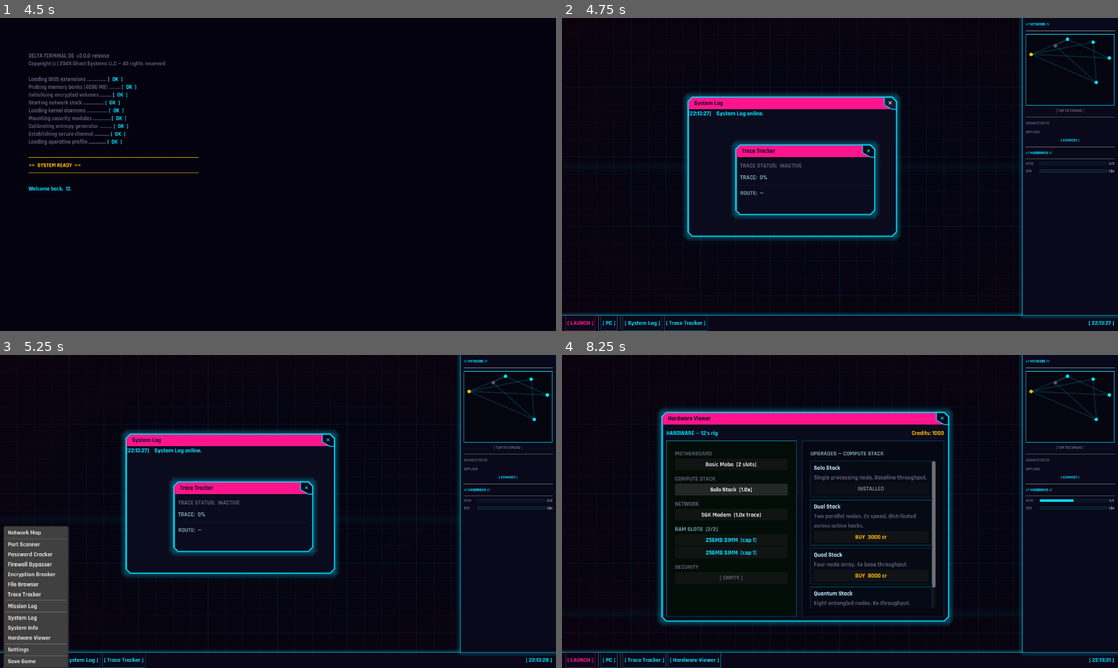
Above: before the commit, frames 1-4 (two rows, left to right).
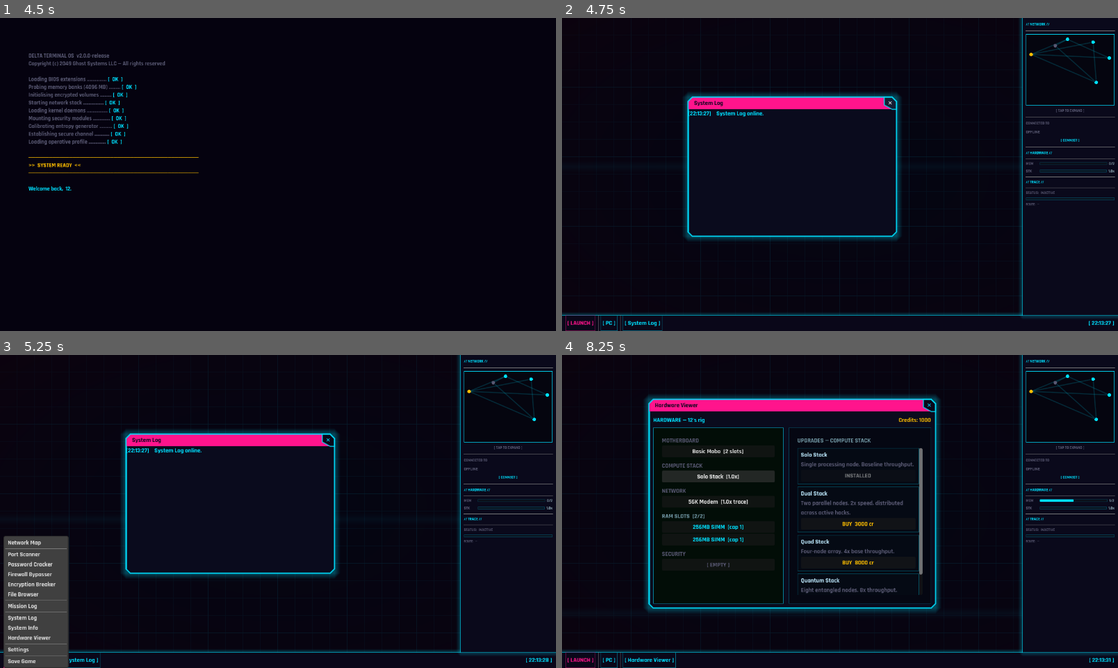
Above: after the commit, the same moments.

Repository: Sub-Xaero/Delta-Terminal-v2
Game: Godot game, scene res://scenes/main_menu.tscn
Two runs of this game, one before a commit and one after it. Both use one fixed random seed, a clock stepped at 60 frames per second and the inputs below.
Inputs (mouse positions are in pixels of both pictures, inside the frame that each line leads up to):
- Up to frame 1 (4.5 s): click "[ NEW GAME ]" at 0.5 s; click (278, 230) at 1.27 s; type "12" at 1.35 s; click "[ CONFIRM ]" at 2 s; move the mouse to (400, 158) at 2.77 s; click (400, 158) at 2.92 s; tap Enter at 3.5 s; drag from (166, 190) to (250, 237) at 3.52 s; tap Space at 4.25 s; move the mouse to (333, 105) at 4.27 s; click (333, 105) at 4.42 s
- Up to frame 2 (4.75 s): no input
- Up to frame 3 (5.25 s): click "[ LAUNCH ]" at 5 s
- Up to frame 4 (8.25 s): click "[ LAUNCH ]" at 5.75 s; click "✕" at 6.5 s; click "[ PC ]" at 7.25 s; click "Solo Stack [1.0x]" at 8 s

Frame 1 is identical in both runs. In frame 2, 2.4% of the frame differs, in the area x 18-100%, y 39-100%; in frame 3, 3.2%; in frame 4, 16%, in the area x 11-100%, y 12-100%.

Commit message:
Move Trace Tracker into sidebar widget panel
Embeds trace monitoring (status, progress bar, route) directly into the
persistent sidebar rather than spawning it as a standalone ToolWindow.
Removes the auto-spawn, context menu entry, and system-nuke exemption
for Trace Tracker from desktop.gd.

Diff:
--- a/scenes/desktop/desktop.gd
+++ b/scenes/desktop/desktop.gd
@@ -8,7 +8,6 @@
 const PasswordCrackerScene    := preload("res://scenes/tools/password_cracker.tscn")
 const FirewallBypasserScene   := preload("res://scenes/tools/firewall_bypasser.tscn")
 const PortScannerScene        := preload("res://scenes/tools/port_scanner.tscn")
-const TraceTrackerScene       := preload("res://scenes/tools/trace_tracker.tscn")
 const MissionLogScene         := preload("res://scenes/tools/mission_log.tscn")
 const FileBrowserScene        := preload("res://scenes/tools/file_browser.tscn")
 const EncryptionBreakerScene  := preload("res://scenes/tools/encryption_breaker.tscn")
@@ -29,7 +28,6 @@
 	SettingsManager.settings_changed.connect(_apply_crt_settings)
 	_apply_crt_settings()
 	window_manager.spawn_tool_window(SystemLogScene, "System Log")
-	window_manager.spawn_tool_window(TraceTrackerScene, "Trace Tracker")
 
 
 func _apply_crt_settings() -> void:
@@ -47,7 +45,6 @@
 	context_menu.add_item("Firewall Bypasser", 9)
 	context_menu.add_item("Encryption Breaker", 10)
 	context_menu.add_item("File Browser", 7)
-	context_menu.add_item("Trace Tracker", 2)
 	context_menu.add_separator()
 	context_menu.add_item("Mission Log", 6)
 	context_menu.add_separator()
@@ -92,8 +89,6 @@
 			window_manager.spawn_tool_window(NetworkMapScene, "Network Map")
 		1:
 			window_manager.spawn_tool_window(PasswordCrackerScene, "Password Cracker")
-		2:
-			window_manager.spawn_tool_window(TraceTrackerScene, "Trace Tracker")
 		3:
 			window_manager.spawn_tool_window(SystemLogScene, "System Log")
 		5:
@@ -127,7 +122,7 @@
 func _on_system_nuke() -> void:
 	var to_close: Array = window_manager.open_windows.keys().duplicate()
 	for tool_name: String in to_close:
-		if tool_name in ["System Log", "Trace Tracker"]:
+		if tool_name in ["System Log"]:
 			continue
 		EventBus.tool_closed.emit(tool_name)
 		if window_manager.open_windows.has(tool_name):
--- a/scenes/desktop/sidebar.gd
+++ b/scenes/desktop/sidebar.gd
@@ -1,6 +1,6 @@
 class_name Sidebar
 extends Panel
-## Persistent right-side panel: network minimap + connection status + hardware monitors.
+## Persistent right-side panel: network minimap + connection status + hardware monitors + trace.
 ## Not a ToolWindow — always visible, never spawned by WindowManager.
 
 @onready var minimap: SidebarMinimap   = $MarginContainer/VBoxContainer/MinimapContainer/NetworkMinimap
@@ -19,6 +19,15 @@
 var _cpu_bar:        ProgressBar  = null
 var _cpu_val_label:  Label        = null
 var _cpu_fill_style: StyleBoxFlat = null
+
+# ── Trace monitor refs ─────────────────────────────────────────────────────────
+enum TraceState { INACTIVE, ACTIVE, COMPLETE }
+var _trace_state:      TraceState   = TraceState.INACTIVE
+var _trace_status_lbl: Label        = null
+var _trace_bar:        ProgressBar  = null
+var _trace_bar_fill:   StyleBoxFlat = null
+var _trace_route_lbl:  Label        = null
+var _trace_flicker:    float        = 0.0
 
 
 func _ready() -> void:
@@ -29,14 +38,20 @@
 	EventBus.hardware_changed.connect(_update_monitors)
 	EventBus.tool_opened.connect(func(_n: String): _update_monitors())
 	EventBus.tool_closed.connect(func(_n: String): _update_monitors())
+	EventBus.trace_started.connect(_on_trace_started)
+	EventBus.trace_progress.connect(_on_trace_progress)
+	EventBus.trace_completed.connect(_on_trace_completed)
 	_build_hardware_section()
+	_build_trace_section()
 
 
 func _process(delta: float) -> void:
-	if _connected_id.is_empty():
-		return
-	_pulse_timer += delta * 2.2
-	conn_label.modulate = Color(1, 1, 1, 0.65 + 0.35 * abs(sin(_pulse_timer)))
+	if not _connected_id.is_empty():
+		_pulse_timer += delta * 2.2
+		conn_label.modulate = Color(1, 1, 1, 0.65 + 0.35 * abs(sin(_pulse_timer)))
+	if _trace_state == TraceState.ACTIVE and _trace_status_lbl != null:
+		_trace_flicker += delta * 3.5
+		_trace_status_lbl.modulate = Color(1, 1, 1, 0.55 + 0.45 * abs(sin(_trace_flicker)))
 
 
 func _apply_theme() -> void:
@@ -140,6 +155,51 @@
 	return hbox
 
 
+func _build_trace_section() -> void:
+	_widget_slots.add_child(HSeparator.new())
+
+	var section_lbl := Label.new()
+	section_lbl.text = "// TRACE //"
+	section_lbl.add_theme_font_size_override("font_size", 9)
+	section_lbl.add_theme_color_override("font_color", Color(0.0, 0.88, 1.0))
+	_widget_slots.add_child(section_lbl)
+
+	_widget_slots.add_child(HSeparator.new())
+
+	_trace_status_lbl = Label.new()
+	_trace_status_lbl.text = "STATUS:  INACTIVE"
+	_trace_status_lbl.add_theme_font_size_override("font_size", 9)
+	_trace_status_lbl.add_theme_color_override("font_color", Color(0.35, 0.35, 0.45))
+	_widget_slots.add_child(_trace_status_lbl)
+
+	_trace_bar = ProgressBar.new()
+	_trace_bar.custom_minimum_size = Vector2(0, 6)
+	_trace_bar.max_value = 100.0
+	_trace_bar.show_percentage = false
+
+	_trace_bar_fill = StyleBoxFlat.new()
+	_trace_bar_fill.bg_color = Color(0.0, 0.88, 1.0)
+	_trace_bar_fill.corner_radius_top_left     = 2
+	_trace_bar_fill.corner_radius_top_right    = 2
+	_trace_bar_fill.corner_radius_bottom_left  = 2
+	_trace_bar_fill.corner_radius_bottom_right = 2
+	_trace_bar.add_theme_stylebox_override("fill", _trace_bar_fill)
+
+	var bar_bg := StyleBoxFlat.new()
+	bar_bg.bg_color     = Color(0.04, 0.06, 0.10)
+	bar_bg.border_color = Color(0.0, 0.88, 1.0, 0.25)
+	bar_bg.set_border_width_all(1)
+	_trace_bar.add_theme_stylebox_override("background", bar_bg)
+	_widget_slots.add_child(_trace_bar)
+
+	_trace_route_lbl = Label.new()
+	_trace_route_lbl.text = "ROUTE:  —"
+	_trace_route_lbl.add_theme_font_size_override("font_size", 8)
+	_trace_route_lbl.add_theme_color_override("font_color", Color(0.35, 0.35, 0.45))
+	_trace_route_lbl.autowrap_mode = TextServer.AUTOWRAP_WORD_SMART
+	_widget_slots.add_child(_trace_route_lbl)
+
+
 func _update_monitors() -> void:
 	if _ram_bar == null:
 		return
@@ -161,6 +221,16 @@
 	_cpu_val_label.text      = "%.1fx" % HardwareManager.effective_stack_speed
 
 
+func _trace_colour(progress: float) -> Color:
+	if progress < 0.5:
+		return Color(0.0, 0.88, 1.0)
+	if progress < 0.8:
+		var t: float = (progress - 0.5) / 0.3
+		return Color(0.0, 0.88, 1.0).lerp(Color(1.0, 0.75, 0.0), t)
+	var t: float = (progress - 0.8) / 0.2
+	return Color(1.0, 0.75, 0.0).lerp(Color(1.0, 0.08, 0.55), t)
+
+
 func _monitor_color(pct: float) -> Color:
 	if pct < 0.6:
 		return Color(0.0, 0.88, 1.0)   # cyan — low load
@@ -168,6 +238,32 @@
 		return Color(1.0, 0.75, 0.0)   # amber — moderate
 	else:
 		return Color(1.0, 0.08, 0.55)  # hot pink — critical
+
+
+# ── Trace reactions ───────────────────────────────────────────────────────────
+
+func _on_trace_started(_duration: float) -> void:
+	_trace_state = TraceState.ACTIVE
+	_trace_flicker = 0.0
+	_trace_bar.value = 0.0
+	_trace_bar_fill.bg_color = Color(0.0, 0.88, 1.0)
+	_trace_status_lbl.modulate = Color(1, 1, 1, 1)
+	_trace_status_lbl.text = "STATUS:  ACTIVE"
+	_trace_status_lbl.add_theme_color_override("font_color", Color(1.0, 0.75, 0.0))
+
+
+func _on_trace_progress(p: float) -> void:
+	_trace_bar.value = p * 100.0
+	_trace_bar_fill.bg_color = _trace_colour(p)
+
+
+func _on_trace_completed() -> void:
+	_trace_state = TraceState.COMPLETE
+	_trace_bar.value = 100.0
+	_trace_bar_fill.bg_color = Color(1.0, 0.08, 0.55)
+	_trace_status_lbl.modulate = Color(1, 1, 1, 1)
+	_trace_status_lbl.text = "STATUS:  COMPLETE"
+	_trace_status_lbl.add_theme_color_override("font_color", Color(1.0, 0.08, 0.55))
 
 
 # ── EventBus reactions ─────────────────────────────────────────────────────────
@@ -200,8 +296,19 @@
 	disconnect_btn.add_theme_color_override("font_color", Color(0.0, 0.88, 1.0))
 	minimap.connected_id = ""
 	minimap.queue_redraw()
+	if _trace_status_lbl != null:
+		_trace_state = TraceState.INACTIVE
+		_trace_bar.value = 0.0
+		_trace_bar_fill.bg_color = Color(0.0, 0.88, 1.0)
+		_trace_status_lbl.modulate = Color(1, 1, 1, 1)
+		_trace_status_lbl.text = "STATUS:  INACTIVE"
+		_trace_status_lbl.add_theme_color_override("font_color", Color(0.35, 0.35, 0.45))
+		_trace_route_lbl.text = "ROUTE:  —"
 
 
 func _on_bounce_chain_updated(chain: Array) -> void:
 	minimap.bounce_chain = chain
 	minimap.queue_redraw()
+	if _trace_route_lbl != null:
+		_trace_route_lbl.text = "ROUTE:  —" if chain.is_empty() \
+				else "ROUTE:  " + "  →  ".join(chain)
